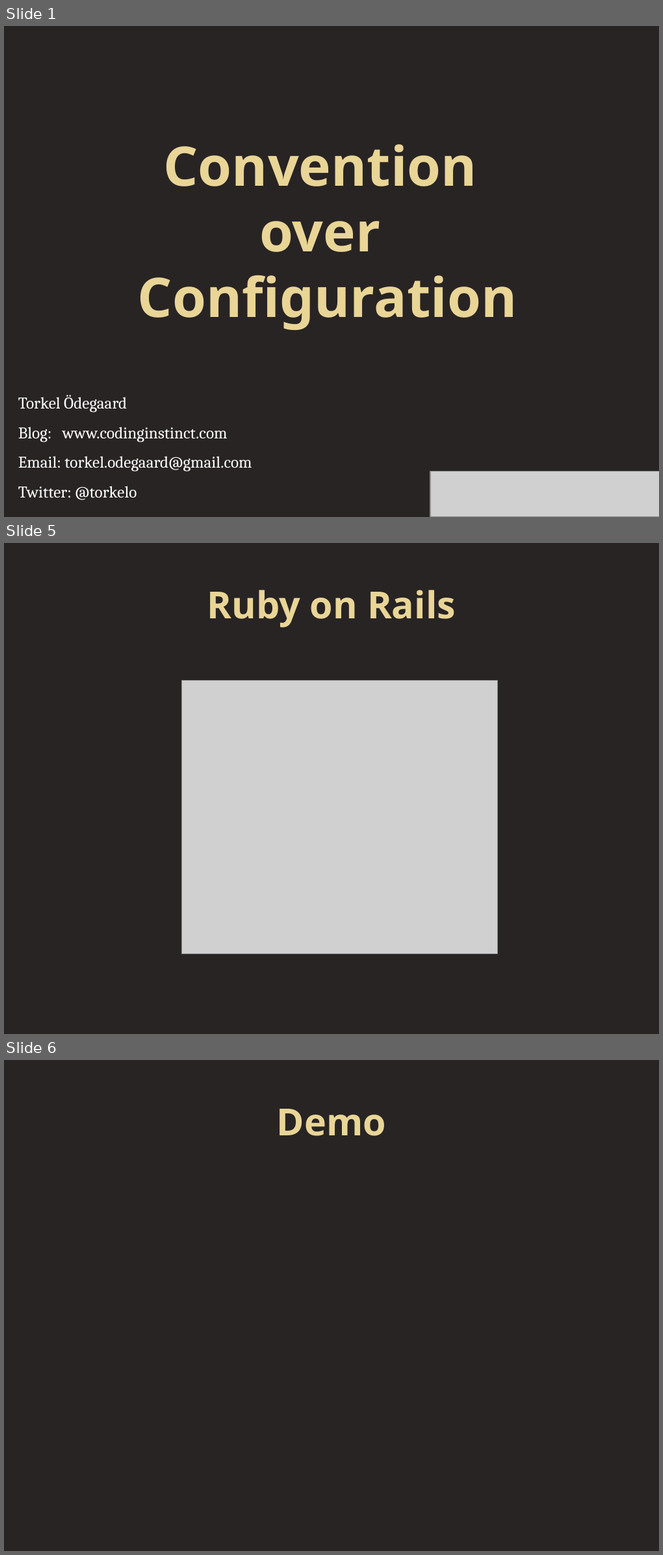
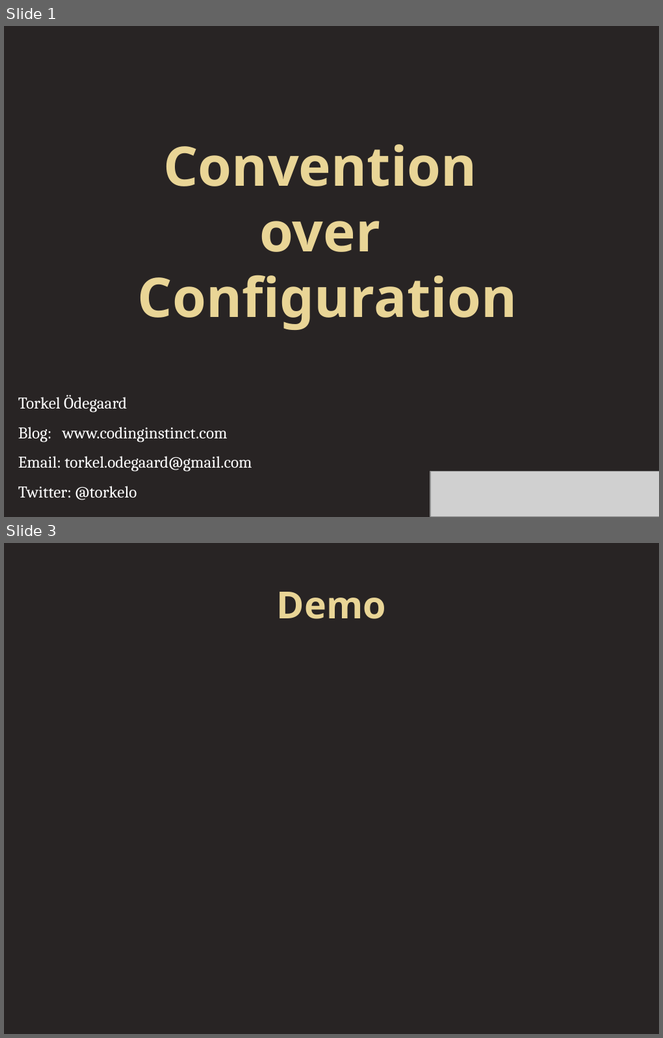
Before and after one commit to torkelo/pimpmycode, a slide deck: docs/convention_over_configuration.pptx. Shown one above the other, each under a label of ours: slides 1, 5 and 6 before the commit, slides 1 and 3 after it; the slides between them are not shown. The pictures are 663x1555 and 663x1038 pixels, drawn with LibreOffice and Linux fonts; fonts in the diff are those of the drawing; grey boxes stand for pictures. Boxes give left, top, right and bottom in pixels: in the first picture for what was removed or moved away, otherwise in the second. Text is boxed around its words. In the diff, an @@ line names an element or a change of style, - is before the commit and + after.

```diff
--- a/docs/convention_over_configuration.pptx
+++ b/docs/convention_over_configuration.pptx
@@ slide 5 removed at (4,543,659,1034), background #282424 @@
@@ title removed at (207,590,456,627) @@
-Ruby on Rails
@@ picture removed at (182,681,498,954) @@
@@ what was slide 6 is now slide 3 @@
```
Also in this commit, not shown: 1 slide changed, 1 slide added, 3 other slides removed, 49 other files.
